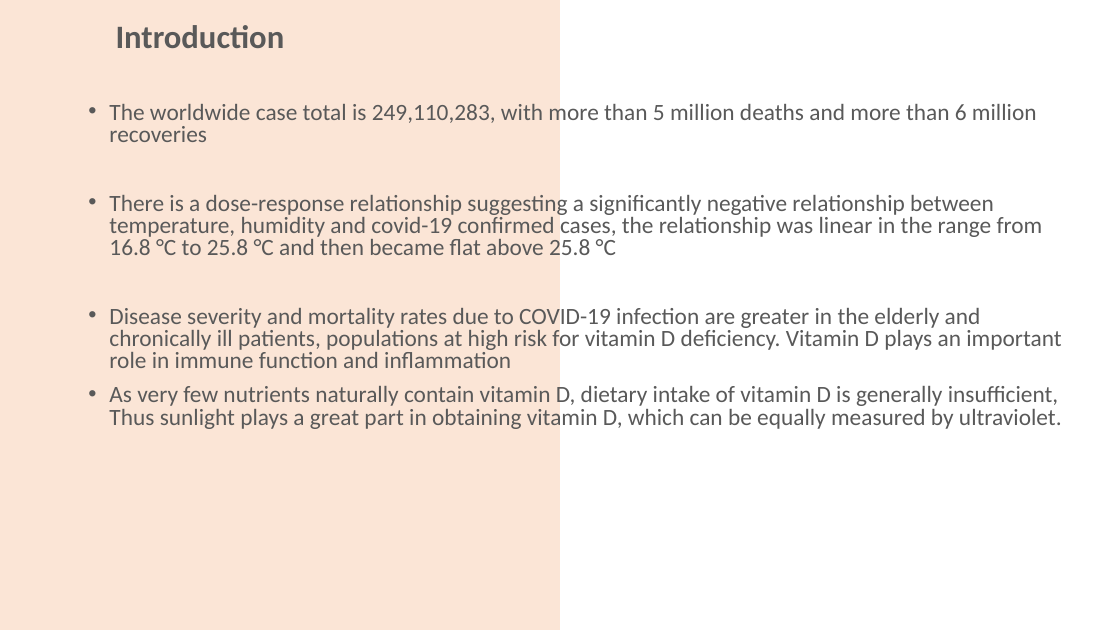
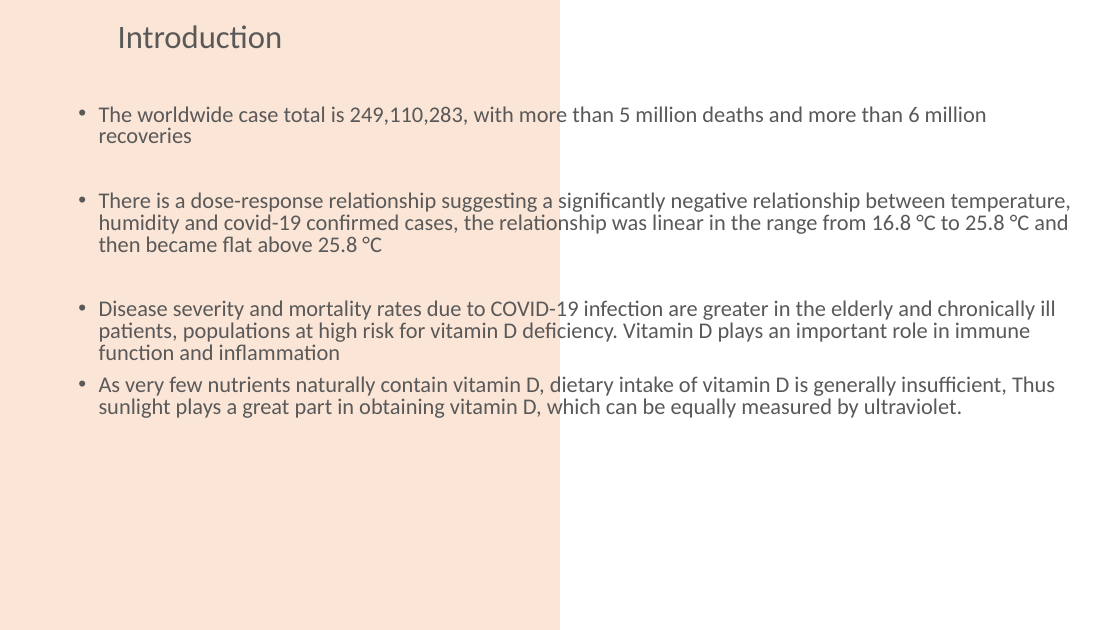
Before and after one commit to ShuyangLu/QBS181final, a slide deck: slide 2 of qbs 181 group.pptx. Drawn at 1120x630 pixels with LibreOffice and Linux fonts; fonts in the diff are those of the drawing. Boxes give left, top, right and bottom in pixels: in the first picture for what was removed or moved away, otherwise in the second. Text is boxed around its words. In the diff, an @@ line names an element or a change of style, - is before the commit and + after.

Commit message:
Updated slides with model part

```diff
--- a/qbs 181 group.pptx
+++ b/qbs 181 group.pptx
@@ title "Introduction" at <box>118,25,283,48</box>: bold off @@
@@ text "The worldwide case total is ..." at <box>99,103,1071,420</box>: size 20 to 19.2 pt; indent changed; line spacing 0.8 to 0.81; less space between paragraphs @@
```
Also in this commit, not shown: 9 other slides changed, 5 slides added.
